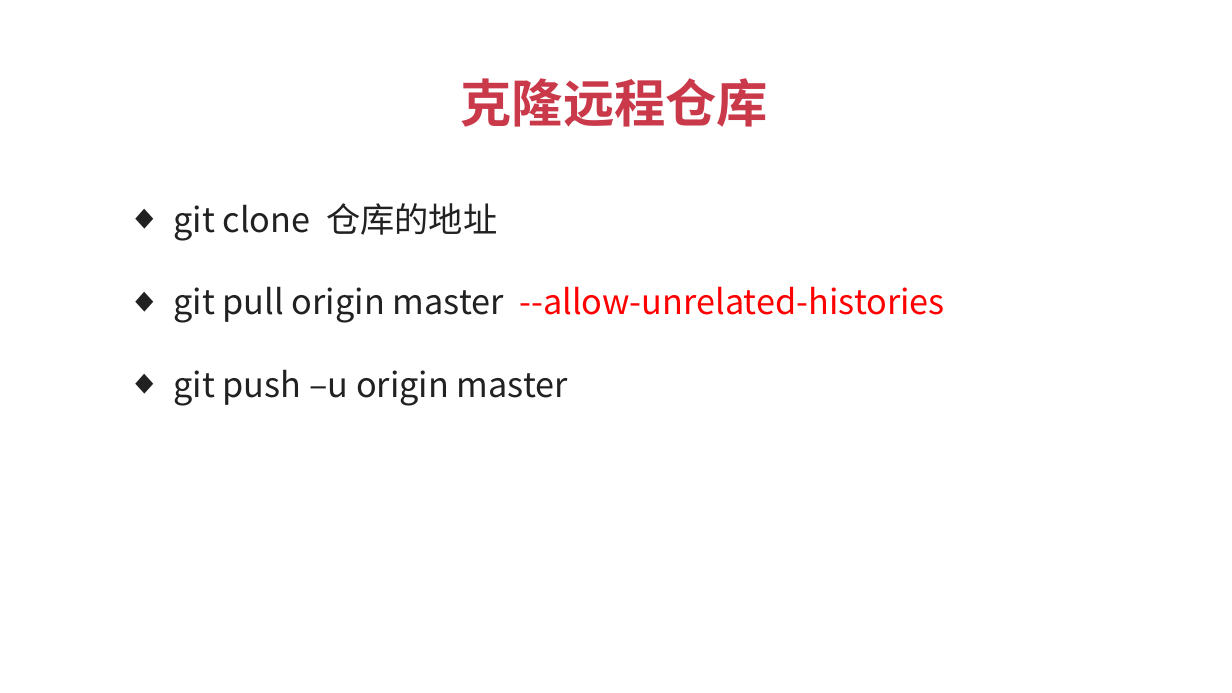
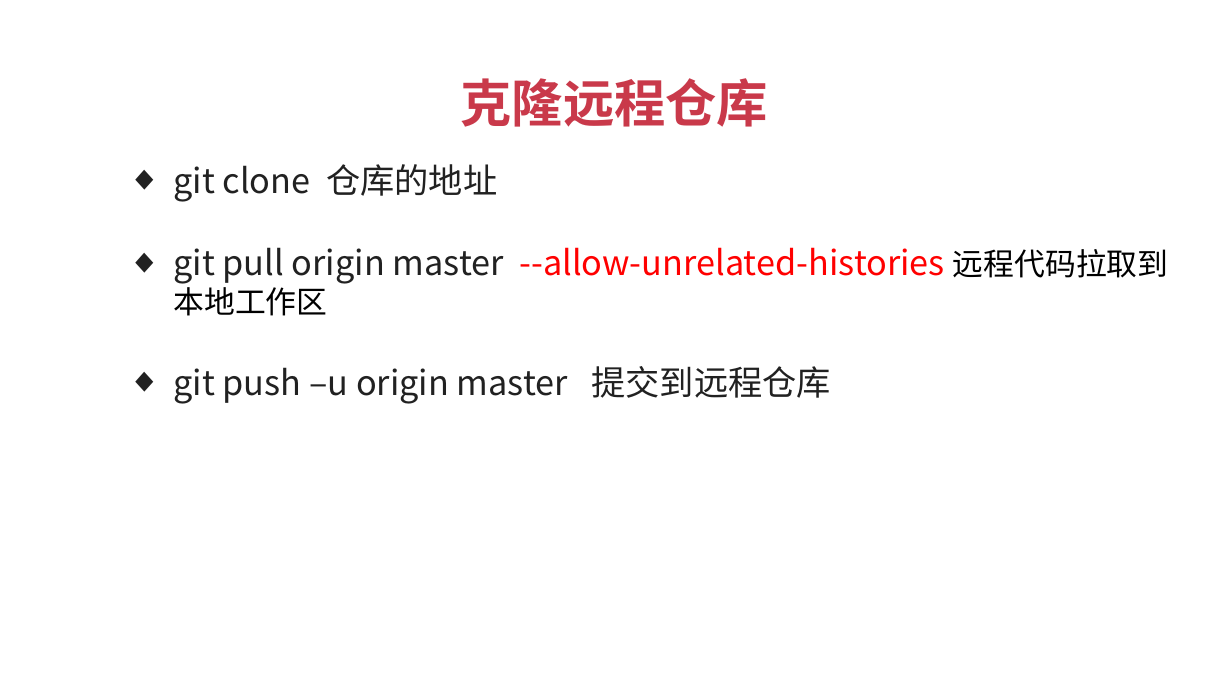
Before and after one commit to JSFFZL/Courseware-PPT, a slide deck: slide 11 of github.pptx (slide 10 before the commit). Drawn at 1232x693 pixels with LibreOffice and Linux fonts; fonts in the diff are those of the drawing; background and template pictures are left out. Boxes give left, top, right and bottom in pixels: in the first picture for what was removed or moved away, otherwise in the second. Text is boxed around its words. In the diff, an @@ line names an element or a change of style, - is before the commit and + after.

```diff
--- a/github.pptx
+++ b/github.pptx
@@ text "git clone 仓库的地址": place and size @@
-text "git clone 仓库的地址" at (173,203,945,406)
+text "git clone 仓库的地址" at (173,164,1169,404)
@@ text at (173,247,1169,404): text changed @@
-  ◆ git pull origin master --allow-unrelated-histories
-  ◆ git push –u origin master
+  ◆ git pull origin master --allow-unrelated-histories 远程代码拉取到本地工作区
+  ◆ git push –u origin master 提交到远程仓库
```
Also in this commit, not shown: 2 other slides changed, 4 slides added, 1 slide removed, 1 other file.
